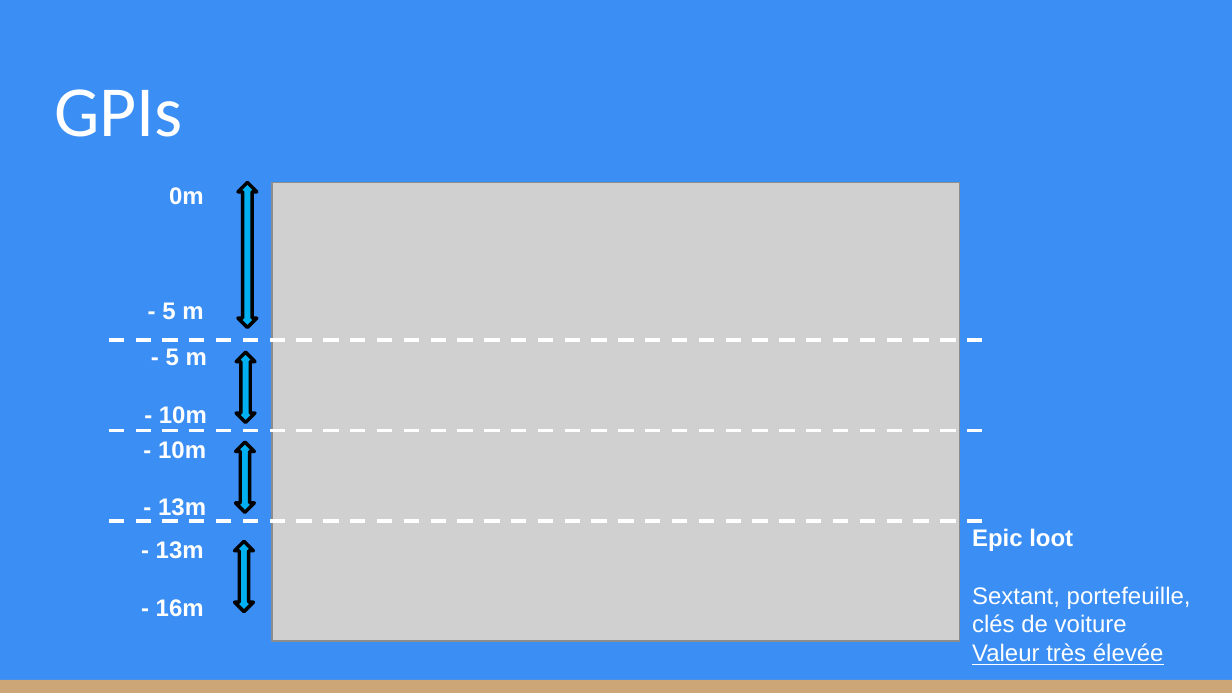
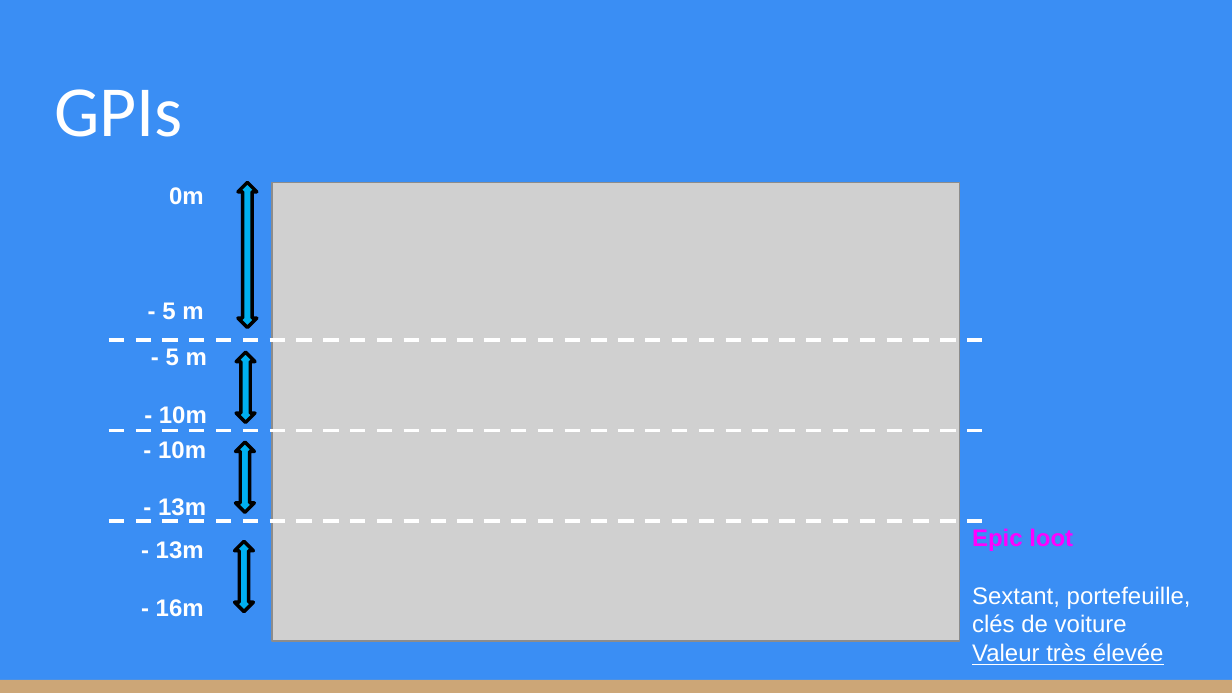
Before and after one commit to KevinBachelierBart/TPGeneraux, a slide deck: slide 26 of Bachelier_Kevin_SintaZaranie.pptx (slide 25 before the commit). Drawn at 1232x693 pixels with LibreOffice and Linux fonts; fonts in the diff are those of the drawing; grey boxes stand for pictures. Boxes give left, top, right and bottom in pixels: in the first picture for what was removed or moved away, otherwise in the second. Text is boxed around its words. In the diff, an @@ line names an element or a change of style, - is before the commit and + after.

```diff
--- a/Bachelier_Kevin_SintaZaranie.pptx
+++ b/Bachelier_Kevin_SintaZaranie.pptx
@@ text at [972, 528, 1073, 551]: text colour #FFFFFF to #FF00FF in "Epic loot" @@
```
Also in this commit, not shown: 4 other slides changed, 1 slide added.
